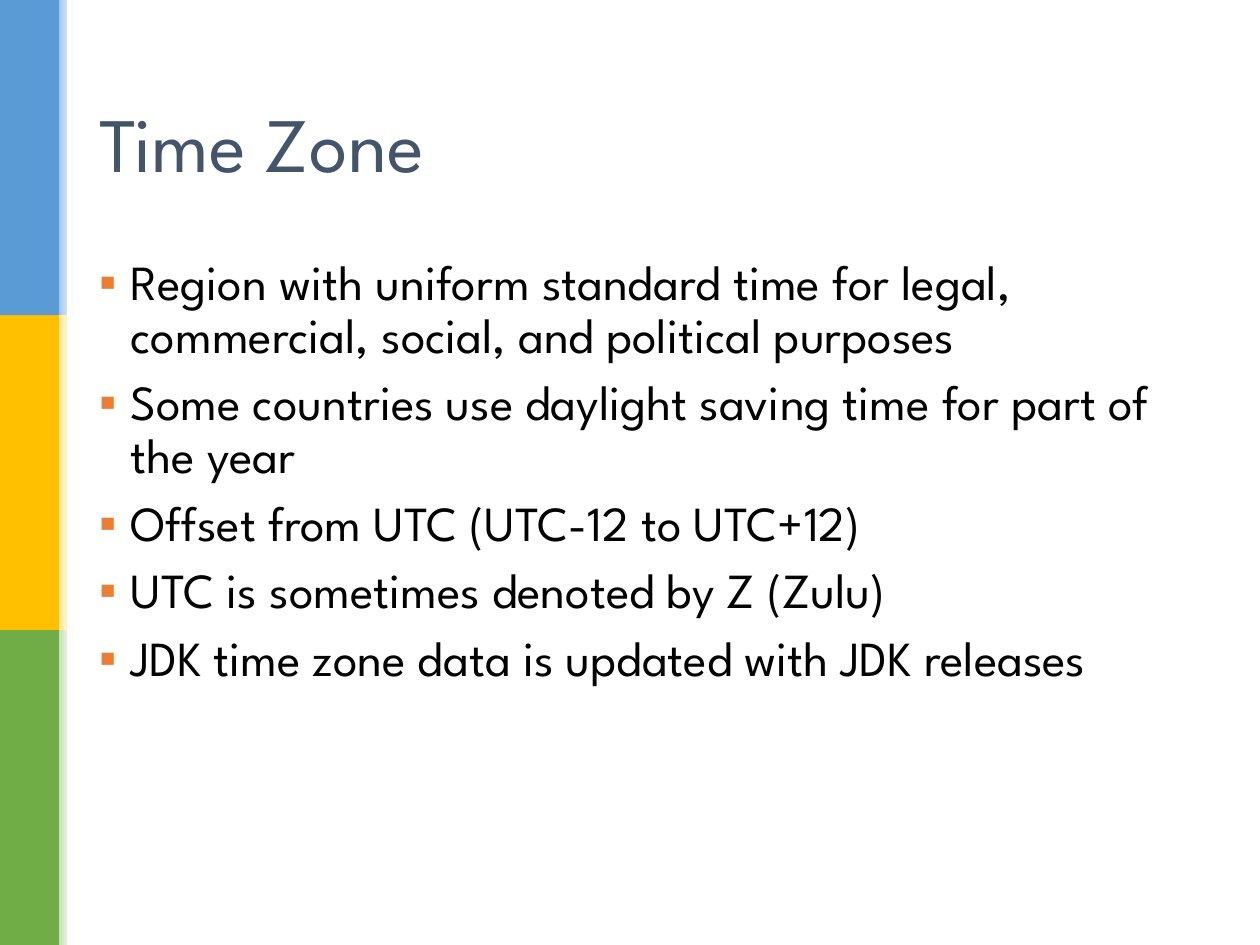
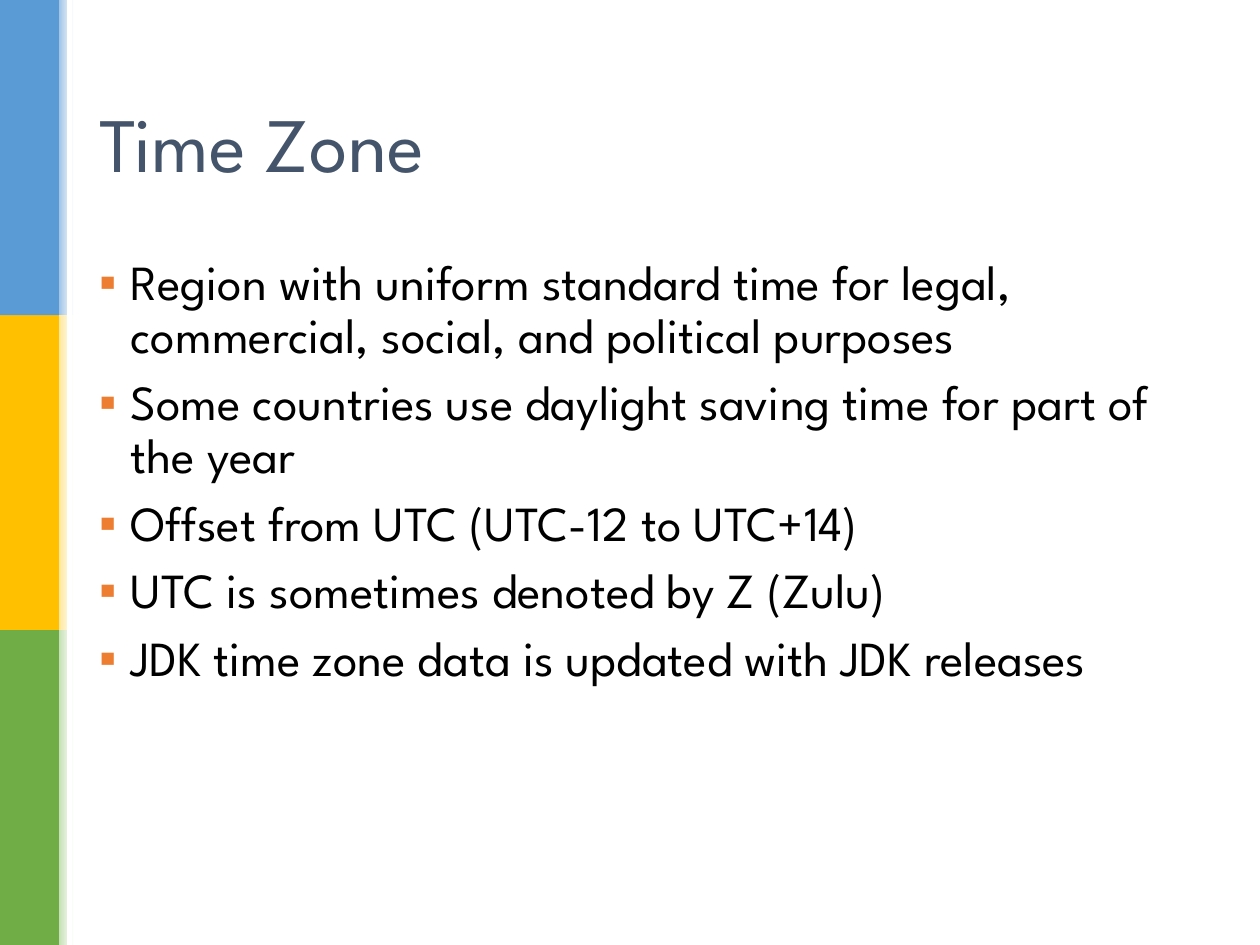
Before and after one commit to sualeh/make-a-date, a slide deck: slide 26 of Java 8 Date and Time API.pptx. Drawn at 1260x945 pixels with LibreOffice and Linux fonts; fonts in the diff are those of the drawing; background and template pictures are left out. Boxes give left, top, right and bottom in pixels: in the first picture for what was removed or moved away, otherwise in the second. Text is boxed around its words. In the diff, an @@ line names an element or a change of style, - is before the commit and + after.

```diff
--- a/Java 8 Date and Time API.pptx
+++ b/Java 8 Date and Time API.pptx
@@ text at box(131, 506, 858, 551): text changed @@
-▪ Offset from UTC (UTC-12 to UTC+12)
+▪ Offset from UTC (UTC-12 to UTC+14)
```
Also in this commit, not shown: 8 other slides changed.
